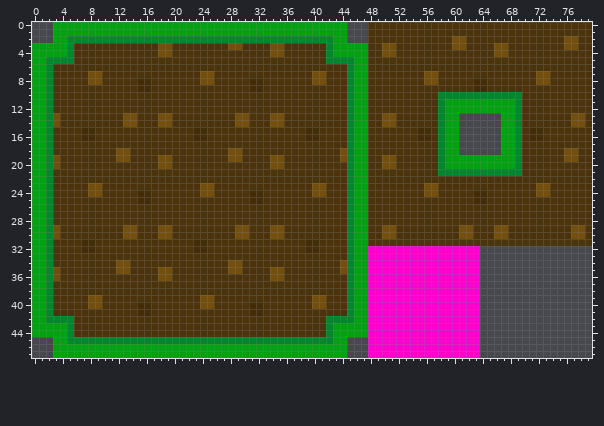
Two states of a sprite sheet, FGJ23/Content/Files/parineliota_maa.png. Above is the file before it was changed.
The file is 80x48 pixels.
After:
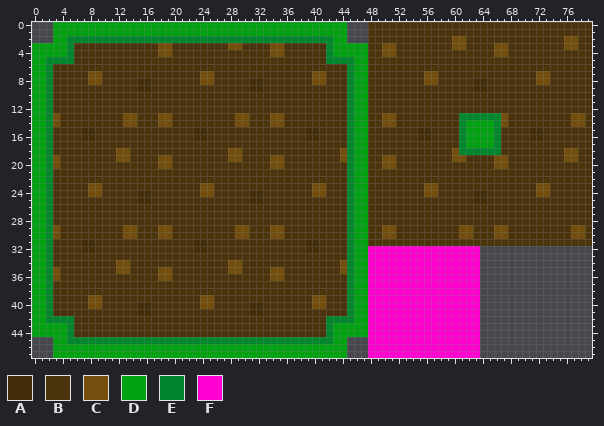
Palette (. is transparent): A #432d08  B #4b340c  C #744e0c  D #00a211  E #00862c  F #ff00d1
From old to new:
@@ x 56..71 @@
  9 BBBBBBBAABBBBBBB
-10 BBEEEEEEEEEEEEBB
-11 BBEDDDDDDDDDDEBB
-12 BBEDDDDDDDDDDEBB
-13 BBEDD......DDEBB
-14 BBEDD......DDEBB
-15 ABEDD......DDEBA
-16 ABEDD......DDEBA
-17 BBEDD......DDEBB
-18 BBEDD......DDEBB
-19 BBEDDDDDDDDDDEBB
-20 BBEDDDDDDDDDDEBB
-21 BBEEEEEEEEEEEEBB
+10 BBBBBBBBBBBBBBBB
+11 BBBBBBBBBBBBBBBB
+12 BBBBBBBBBBBBBBBB
+13 BBBBBEEEEEECBBBB
+14 BBBBBEDDDDECBBBB
+15 ABBBBEDDDDEBBBBA
+16 ABBBBEDDDDEBBBBA
+17 BBBBBEDDDDEBBBBB
+18 BBBBCEEEEEEBBBBB
+19 BBBBCCBBBBCCBBBB
+20 BBBBBBBBBBCCBBBB
+21 BBBBBBBBBBBBBBBB
 22 BBBBBBBBBBBBBBBB
Changed places in both pictures, as pixel boxes (x1, y1, x2, y2):
changed: (438, 92, 522, 176)
